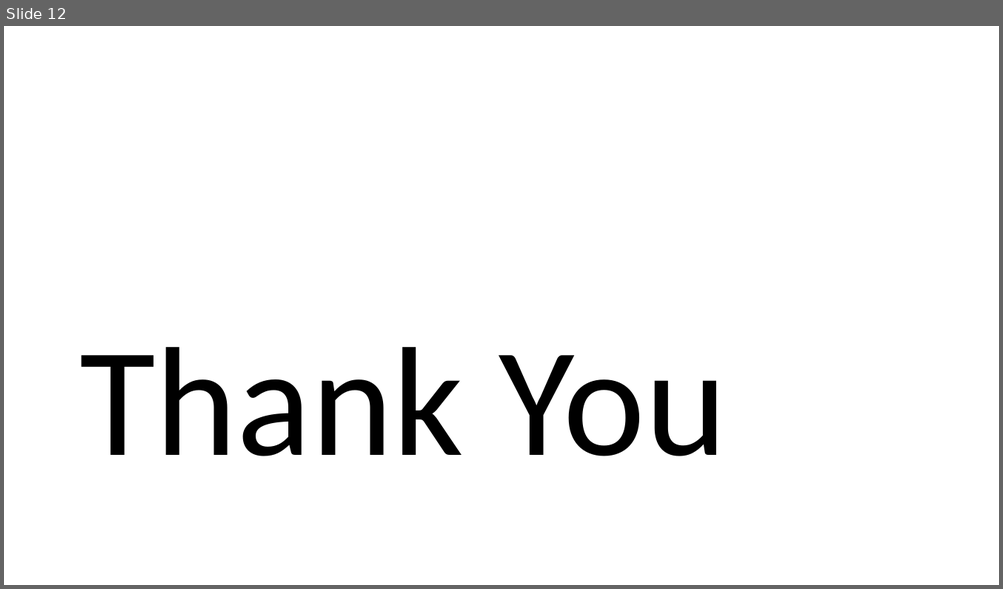
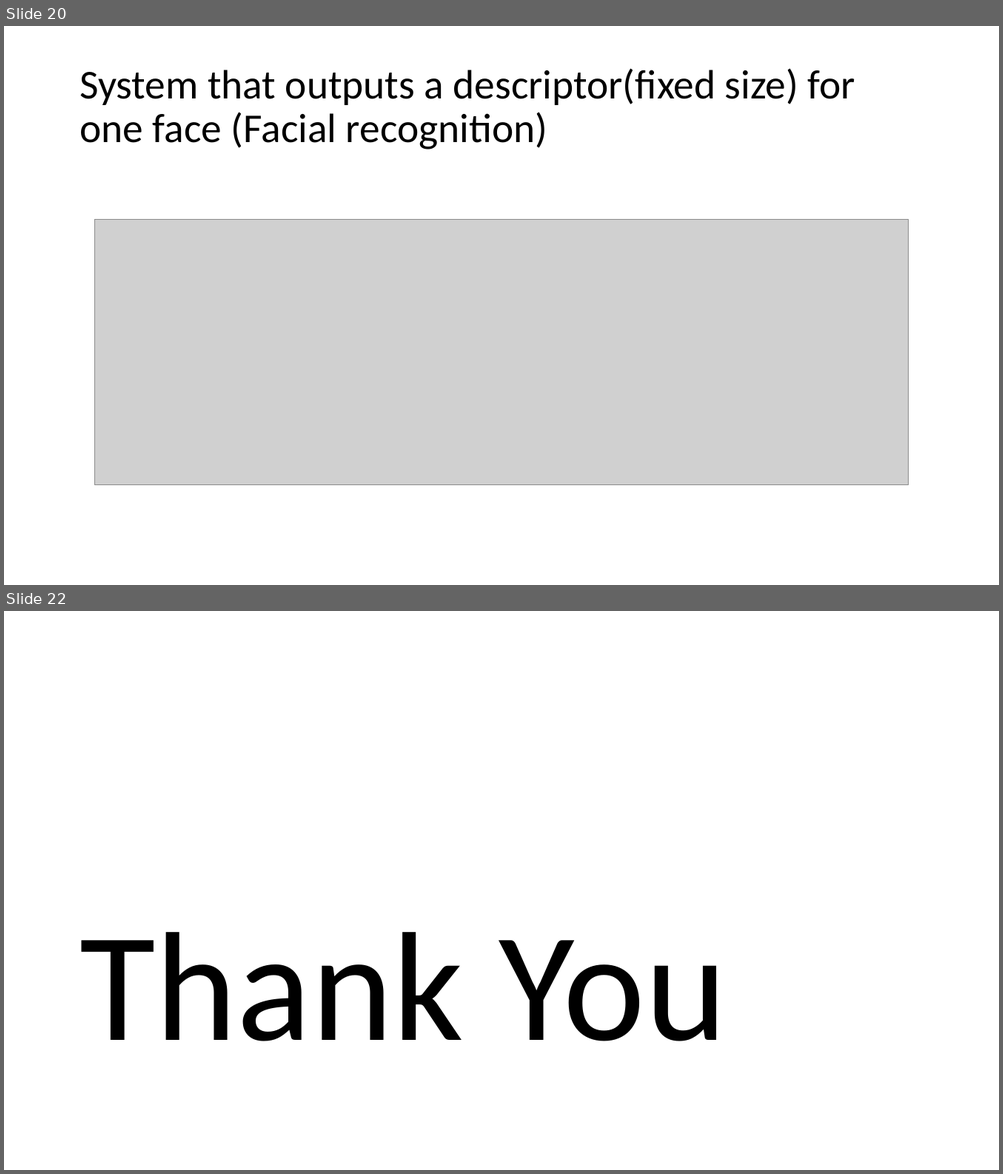
Before and after one commit to Chandru-crypted/Attendance_system_using_facial_recognition, a slide deck: DOCS/PPT's/Problem statement.pptx. Shown one above the other, each under a label of ours: slide 12 before the commit, slides 20 and 22 after it; the slides between them are not shown. The pictures are 1003x589 and 1003x1174 pixels, drawn with LibreOffice and Linux fonts; fonts in the diff are those of the drawing; grey boxes stand for pictures. Boxes give left, top, right and bottom in pixels: in the first picture for what was removed or moved away, otherwise in the second. Text is boxed around its words. In the diff, an @@ line names an element or a change of style, - is before the commit and + after.

```diff
--- a/DOCS/PPT's/Problem statement.pptx
+++ b/DOCS/PPT's/Problem statement.pptx
@@ slide 20 added at [4,26,999,585], background #FFFFFF @@
@@ title added at [79,68,855,150], 39.6 pt, text #000000 @@
+System that outputs a descriptor(fixed size) for one face (Facial recognition)
@@ picture added at [94,219,908,485] @@
@@ what was slide 12 is now slide 22 @@
```
Also in this commit, not shown: 9 other slides added.
